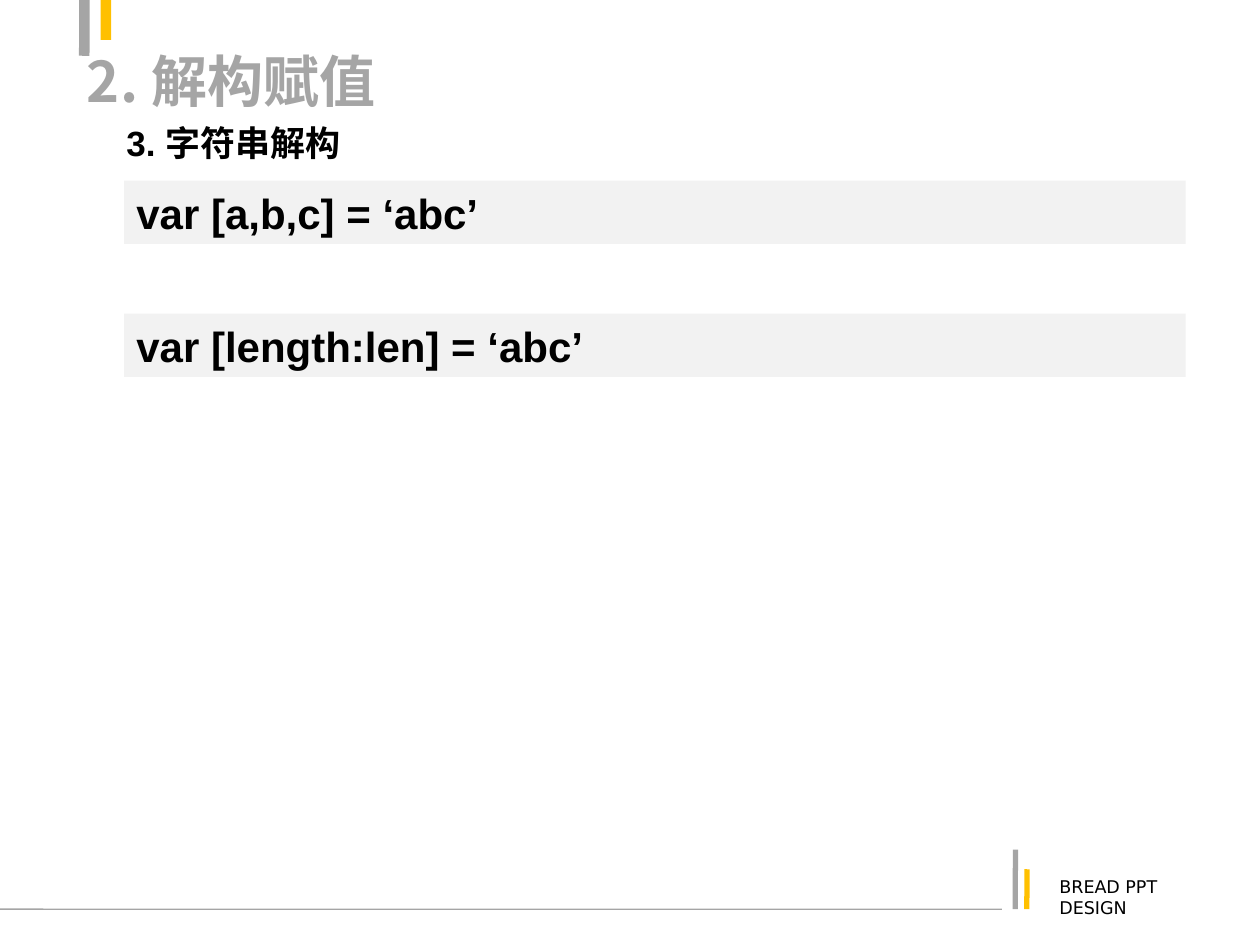
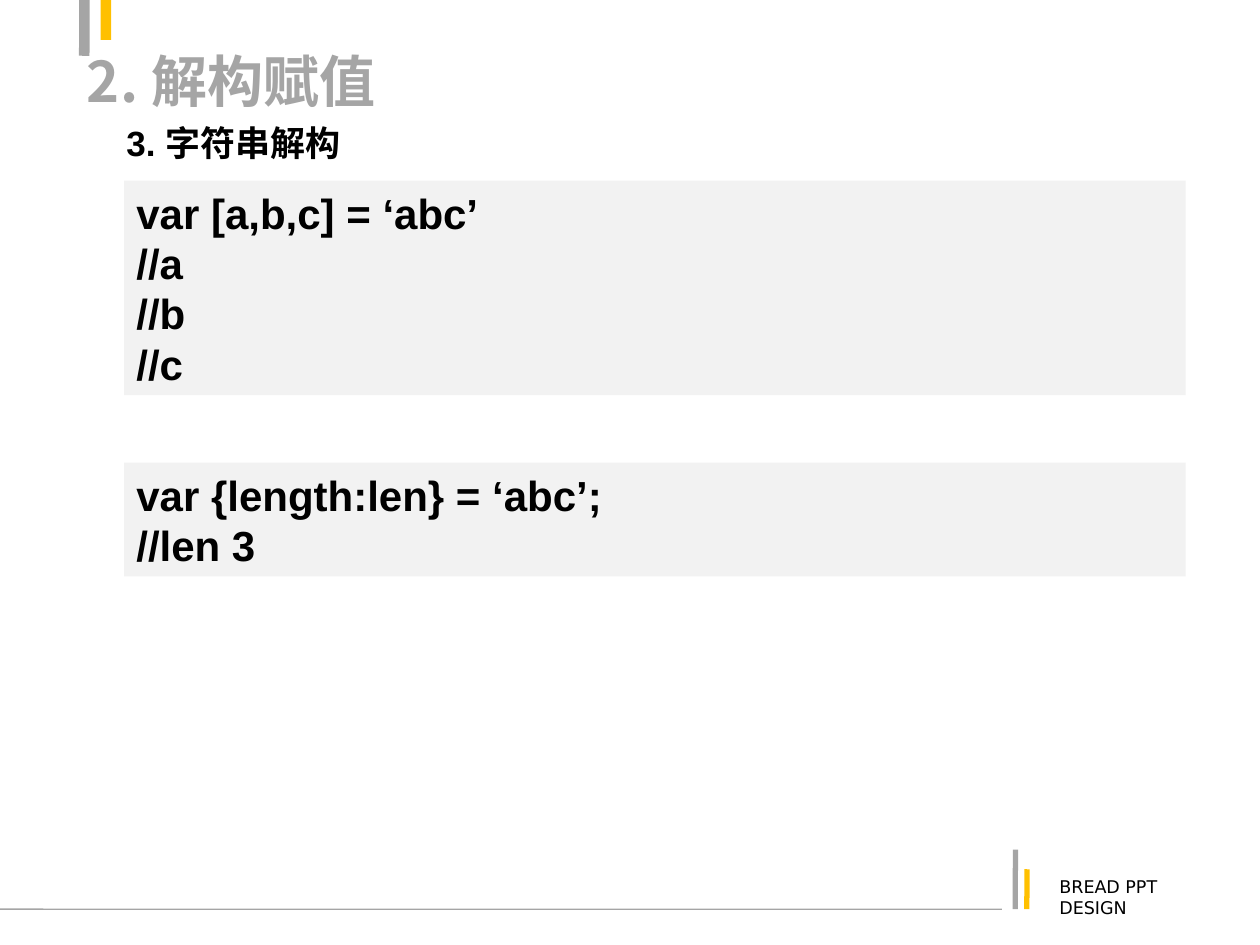
Before and after one commit to justforuse/psae-es6, a slide deck: slide 19 of es6.ppt (slide 16 before the commit). Drawn at 1260x945 pixels with LibreOffice and Linux fonts; fonts in the diff are those of the drawing. Boxes give left, top, right and bottom in pixels: in the first picture for what was removed or moved away, otherwise in the second. Text is boxed around its words. In the diff, an @@ line names an element or a change of style, - is before the commit and + after.

```diff
--- a/es6.ppt
+++ b/es6.ppt
@@ rectangle "var [a,b,c] = ‘abc’": place and size @@
-rectangle "var [a,b,c] = ‘abc’" at [123,180,1186,243]
+rectangle "var [a,b,c] = ‘abc’" at [123,180,1186,394]
@@ text in rectangle at [136,248,185,381]: paragraphs added @@
+//a
+//b
+//c
@@ rectangle "var {length:len} = ‘abc’;": place and size @@
-rectangle "var {length:len} = ‘abc’;" at [123,314,1186,377]
+rectangle "var {length:len} = ‘abc’;" at [123,462,1186,576]
@@ text in rectangle at [136,480,602,562]: text changed @@
-var [length:len] = ‘abc’
+var {length:len} = ‘abc’;
+//len 3
```
Also in this commit, not shown: 22 other slides changed, 8 slides added, 9 slides removed, 5 other files.
